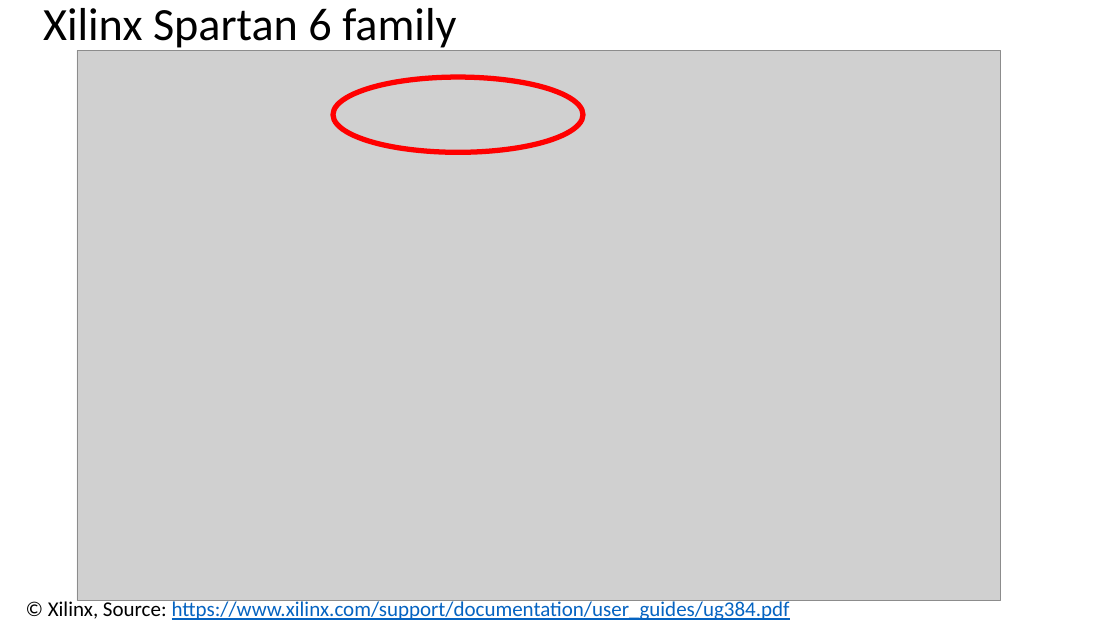
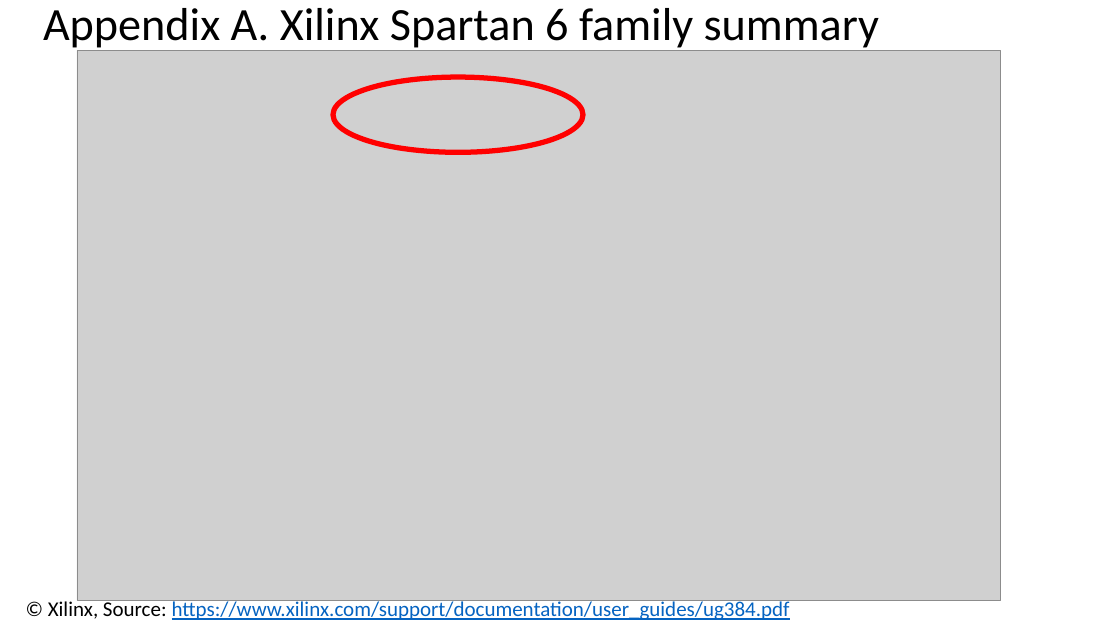
Before and after one commit to quarck/vhdl_intro, a slide deck: slide 82 of part2.pptx (slide 61 before the commit). Drawn at 1120x630 pixels with LibreOffice and Linux fonts; fonts in the diff are those of the drawing; grey boxes stand for pictures. Boxes give left, top, right and bottom in pixels: in the first picture for what was removed or moved away, otherwise in the second. Text is boxed around its words. In the diff, an @@ line names an element or a change of style, - is before the commit and + after.

Commit message:
This Is Spartan 6

```diff
--- a/part2.pptx
+++ b/part2.pptx
@@ title at [43,8,879,51]: text changed @@
-Xilinx Spartan 6 family
+Appendix A. Xilinx Spartan 6 family summary
```
Also in this commit, not shown: 3 other slides changed, 21 slides added, 1 slide removed.
